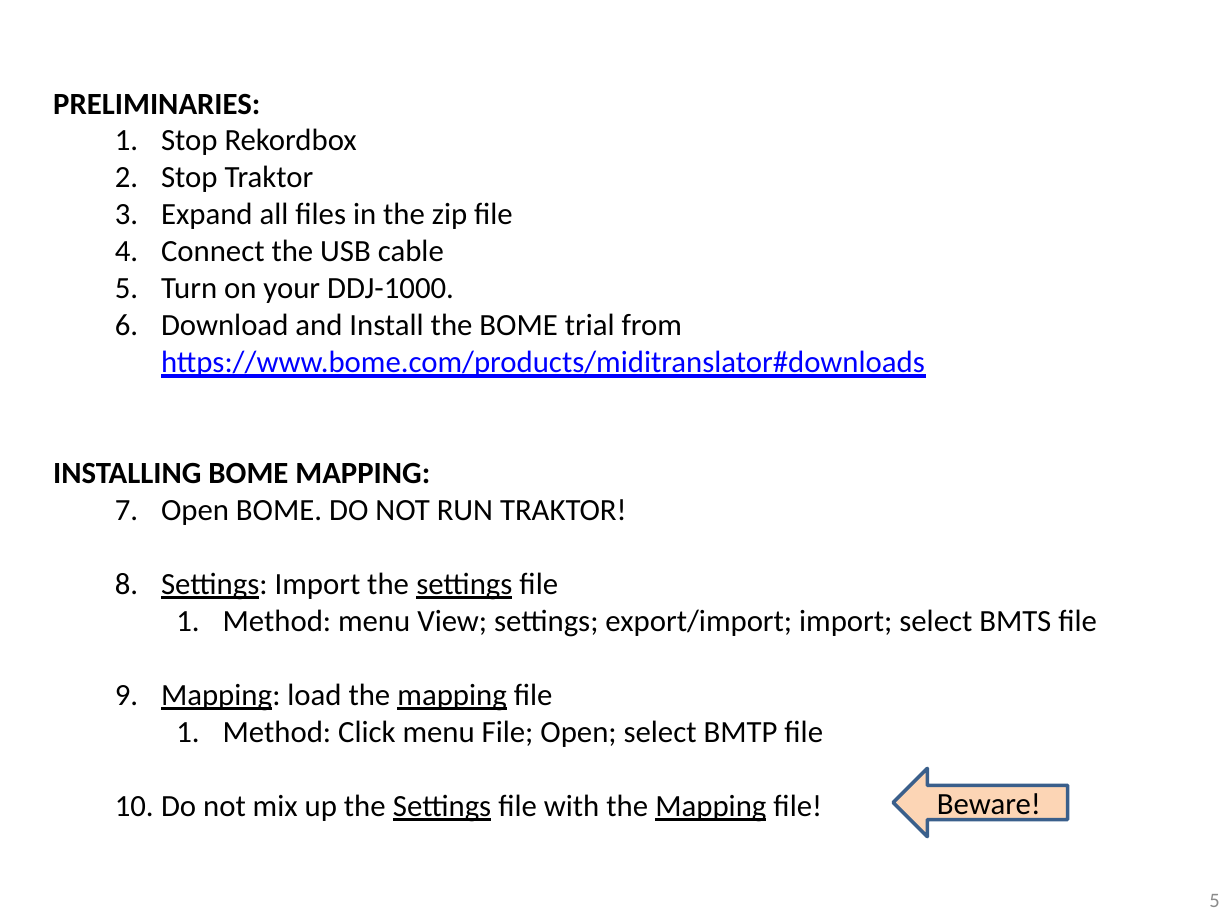
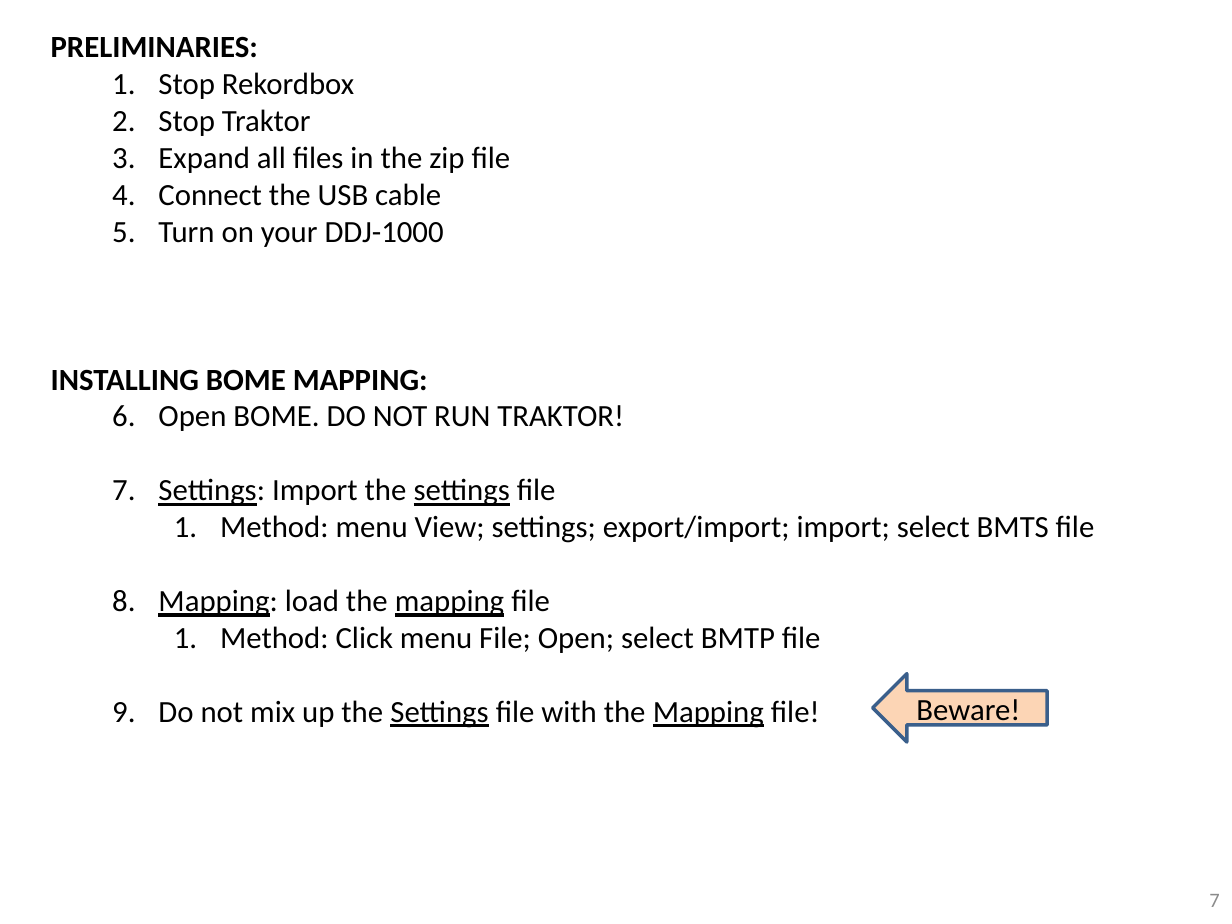
Before and after one commit to pestrela/music, a slide deck: slide 7 of traktor/mapping_ddj_1000/Support files/Source files/DDJ-1000 - Installation Guide.pptx (slide 5 before the commit). Drawn at 1232x924 pixels with LibreOffice and Linux fonts; fonts in the diff are those of the drawing. Boxes give left, top, right and bottom in pixels: in the first picture for what was removed or moved away, otherwise in the second. Text is boxed around its words. In the diff, an @@ line names an element or a change of style, - is before the commit and + after.

```diff
--- a/traktor/mapping_ddj_1000/Support files/Source files/DDJ-1000 - Installation Guide.pptx
+++ b/traktor/mapping_ddj_1000/Support files/Source files/DDJ-1000 - Installation Guide.pptx
@@ text "PRELIMINARIES:": place and size @@
-text "PRELIMINARIES:" at bbox=[53, 93, 1097, 822]
+text "PRELIMINARIES:" at bbox=[51, 36, 1095, 728]
@@ text at bbox=[158, 222, 444, 247]: text changed; text colour #0000FF to #000000 @@
-  5. Turn on your DDJ-1000.
-  6. Download and Install the BOME trial from https://www.bome.com/products/miditranslator#downloads
+  5. Turn on your DDJ-1000
@@ left arrow "Beware!": place and size @@
-left arrow "Beware!" at bbox=[893, 769, 1068, 838]
+left arrow "Beware!" at bbox=[872, 674, 1047, 743]
@@ page number at bbox=[1209, 894, 1219, 907]: text changed @@
-5
+7
```
Also in this commit, not shown: 8 other slides changed, 5 slides added, 3 other files.
